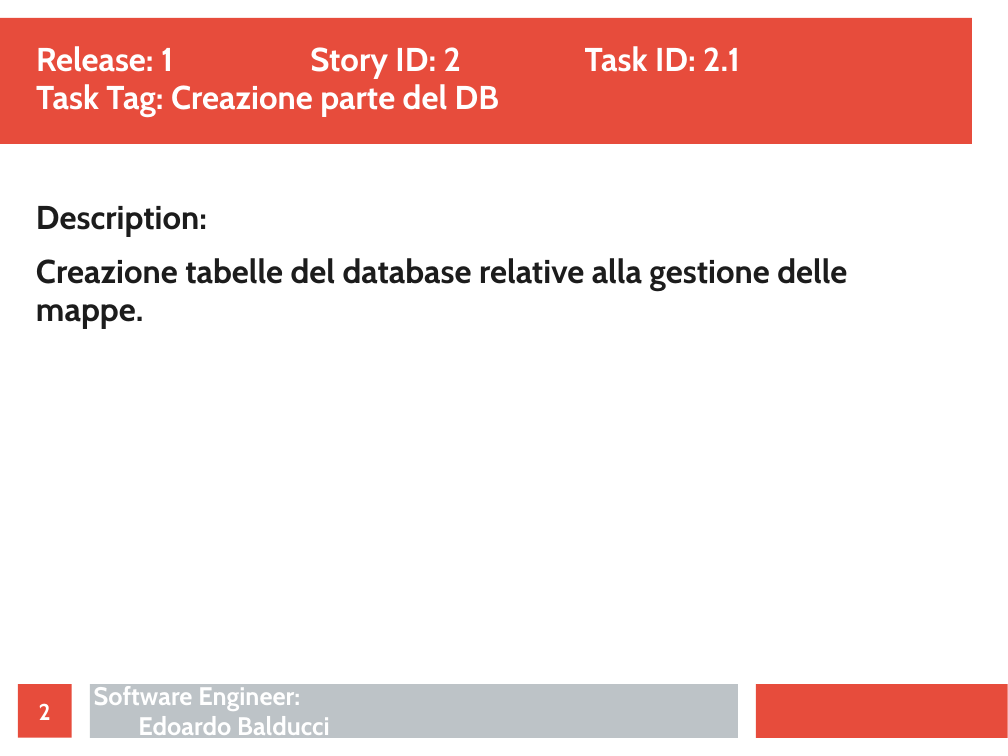
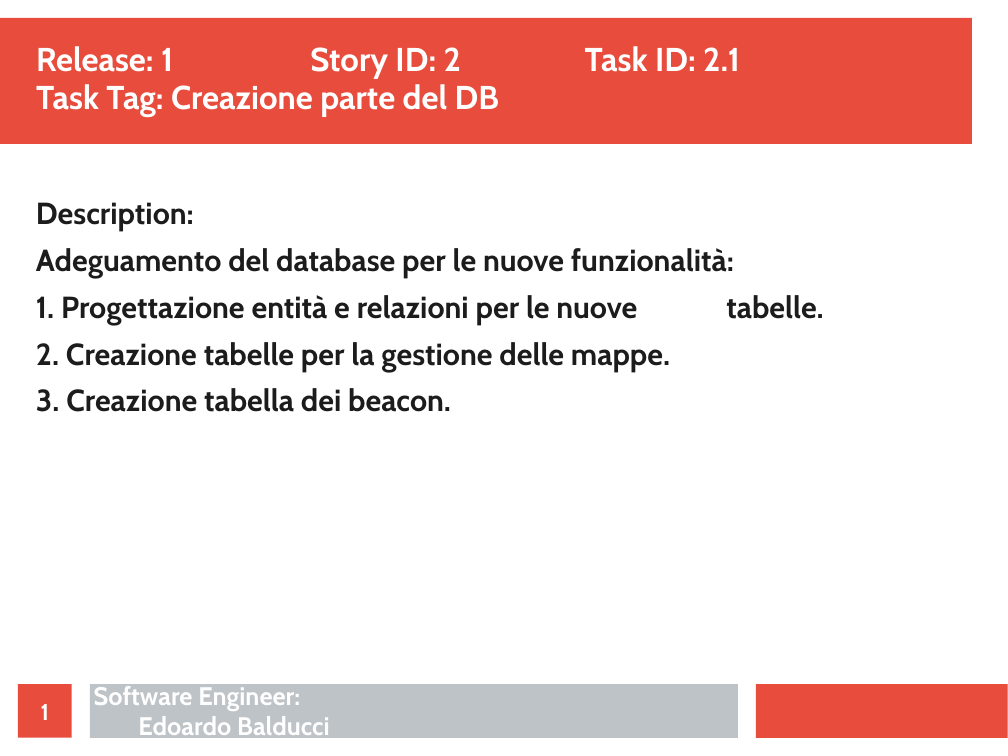
Before and after one commit to ecorradini/ProgettoIDS, a slide deck: slide 1 of AnalisiRequisiti/TaskGestioneMappe.ppt (slide 2 before the commit). Drawn at 1008x756 pixels with LibreOffice and Linux fonts; fonts in the diff are those of the drawing. Boxes give left, top, right and bottom in pixels: in the first picture for what was removed or moved away, otherwise in the second. Text is boxed around its words. In the diff, an @@ line names an element or a change of style, - is before the commit and + after.

```diff
--- a/AnalisiRequisiti/TaskGestioneMappe.ppt
+++ b/AnalisiRequisiti/TaskGestioneMappe.ppt
@@ text at [36, 202, 194, 231]: size 26 to 24.1 pt in "Description:"; line spacing 0.98 to 0.88 @@
@@ text at [36, 248, 734, 412]: text changed; size 26 to 24.1 pt @@
-Creazione tabelle del database relative alla gestione delle mappe.
+Adeguamento del database per le nuove funzionalità:
+1. Progettazione entità e relazioni per le nuove tabelle.
+2. Creazione tabelle per la gestione delle mappe.
+3. Creazione tabella dei beacon.
@@ page number at [41, 704, 49, 720]: text changed @@
-2
+1
```
Also in this commit, not shown: 3 other slides changed, 1 slide removed, 1 other file.
